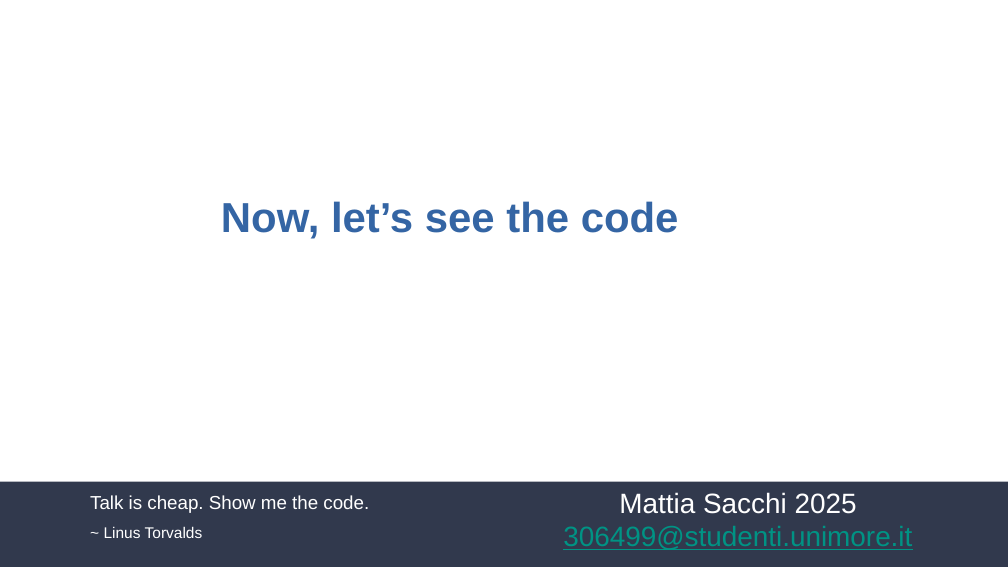
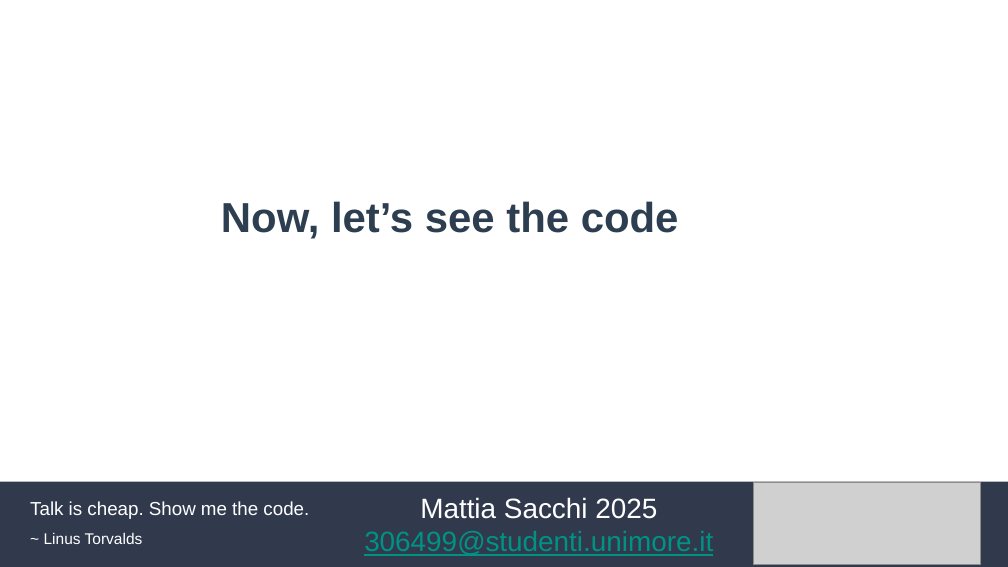
Before and after one commit to Mattia-Sacchi/AlarmSystem-CoAP, a slide deck: slide 6 of Docs/IIoT Impress.odp (slide 5 before the commit). Drawn at 1008x567 pixels with LibreOffice and Linux fonts; fonts in the diff are those of the drawing; grey boxes stand for pictures. Boxes give left, top, right and bottom in pixels: in the first picture for what was removed or moved away, otherwise in the second. Text is boxed around its words. In the diff, an @@ line names an element or a change of style, - is before the commit and + after.

```diff
--- a/Docs/IIoT Impress.odp
+++ b/Docs/IIoT Impress.odp
@@ text "Now, let’s see the code" at (221,201,679,239): text colour #3465A4 to #2C3E50 @@
@@ text "Talk is cheap. Show me ...": place and size @@
-text "Talk is cheap. Show me ..." at (90,495,369,538)
+text "Talk is cheap. Show me ..." at (30,501,309,544)
@@ text "Mattia Sacchi 2025 306499@studenti.unimore.it": place and size @@
-text "Mattia Sacchi 2025 306499@studenti.unimore.it" at (563,492,912,550)
+text "Mattia Sacchi 2025 306499@studenti.unimore.it" at (364,497,713,556)
@@ picture added at (754,483,981,564) @@
```
Also in this commit, not shown: 4 other slides changed, 1 slide added, 13 other files.
